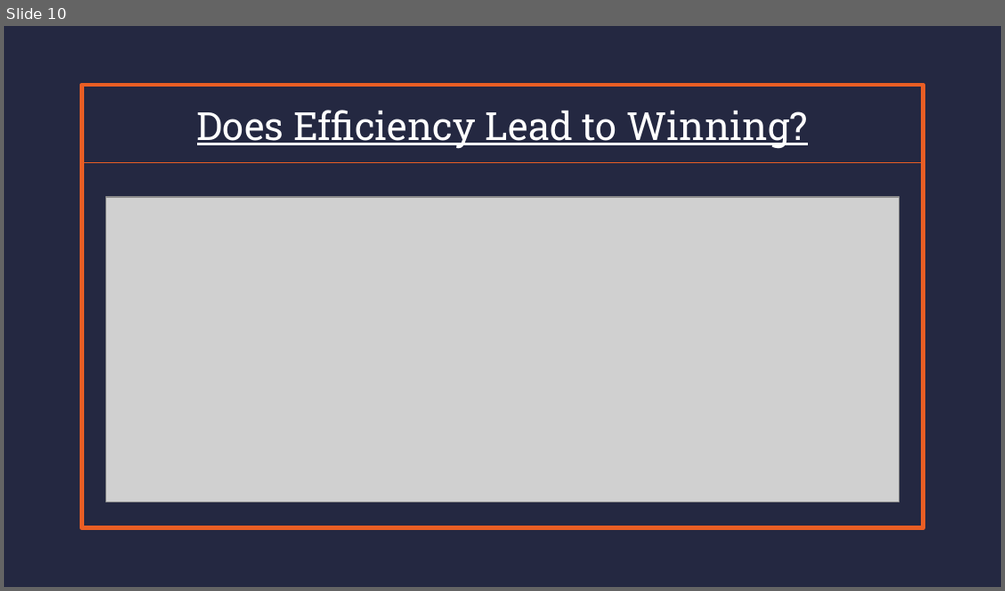
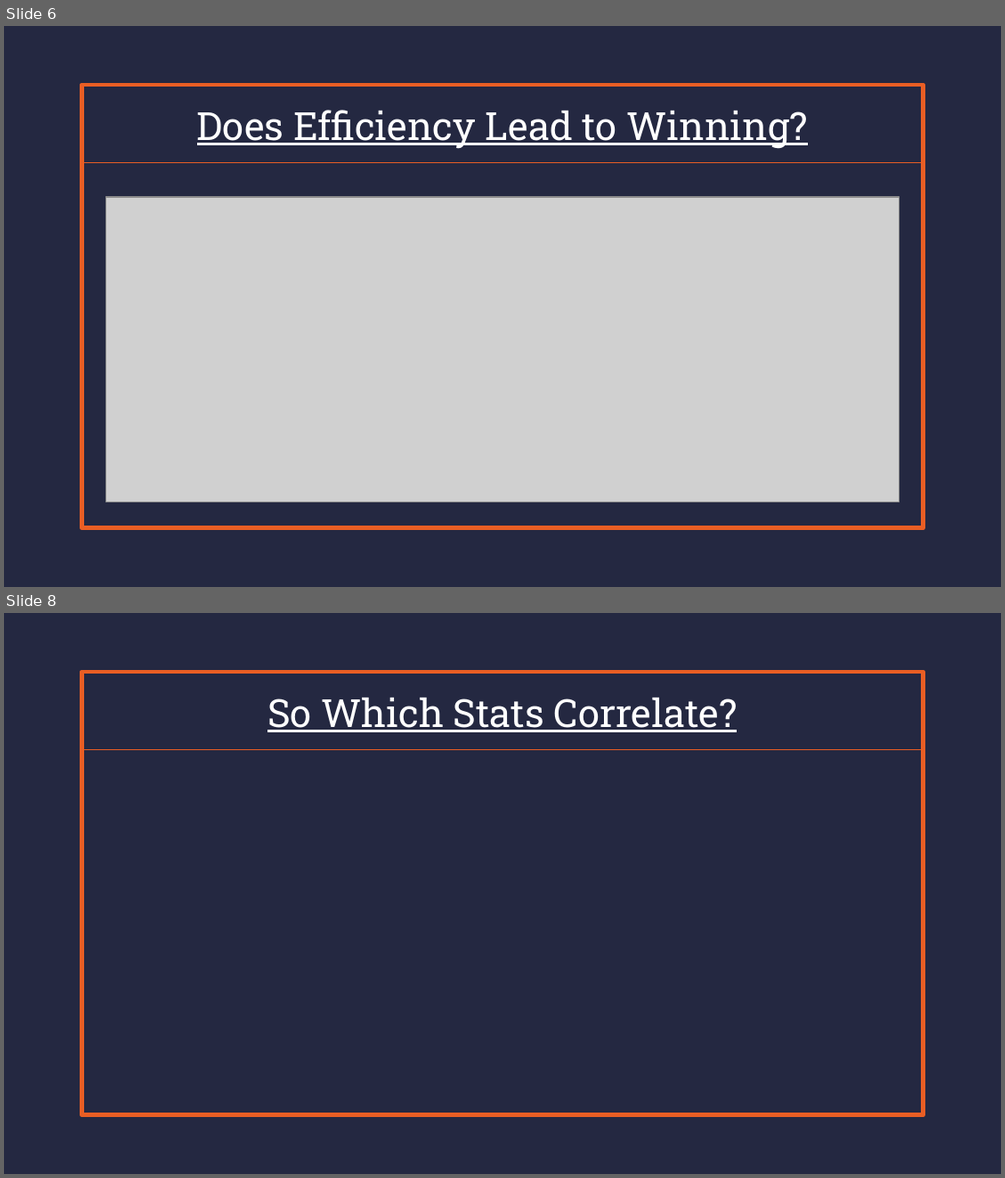
Before and after one commit to Zavello/capstone_DA12_NBA, a slide deck: CapStone Presentation.pptx. Shown one above the other, each under a label of ours: slide 10 before the commit, slides 6 and 8 after it; the slides between them are not shown. The pictures are 1005x591 and 1005x1178 pixels, drawn with LibreOffice and Linux fonts; fonts in the diff are those of the drawing; grey boxes stand for pictures. Boxes give left, top, right and bottom in pixels: in the first picture for what was removed or moved away, otherwise in the second. Text is boxed around its words. In the diff, an @@ line names an element or a change of style, - is before the commit and + after.

```diff
--- a/CapStone Presentation.pptx
+++ b/CapStone Presentation.pptx
@@ slide 8 added at <box>4,613,1001,1174</box>, background #242841; not listed: 1 template element that a slide beside it also shows @@
@@ rectangle added at <box>81,673,923,749</box>, outline #E95E24 0.75 pt, 28 pt, text #FFFFFF, underline @@
+So Which Stats Correlate?
@@ what was slide 10 is now slide 6 @@
```
Also in this commit, not shown: 1 slide changed, 6 other slides added, 11 other files.
